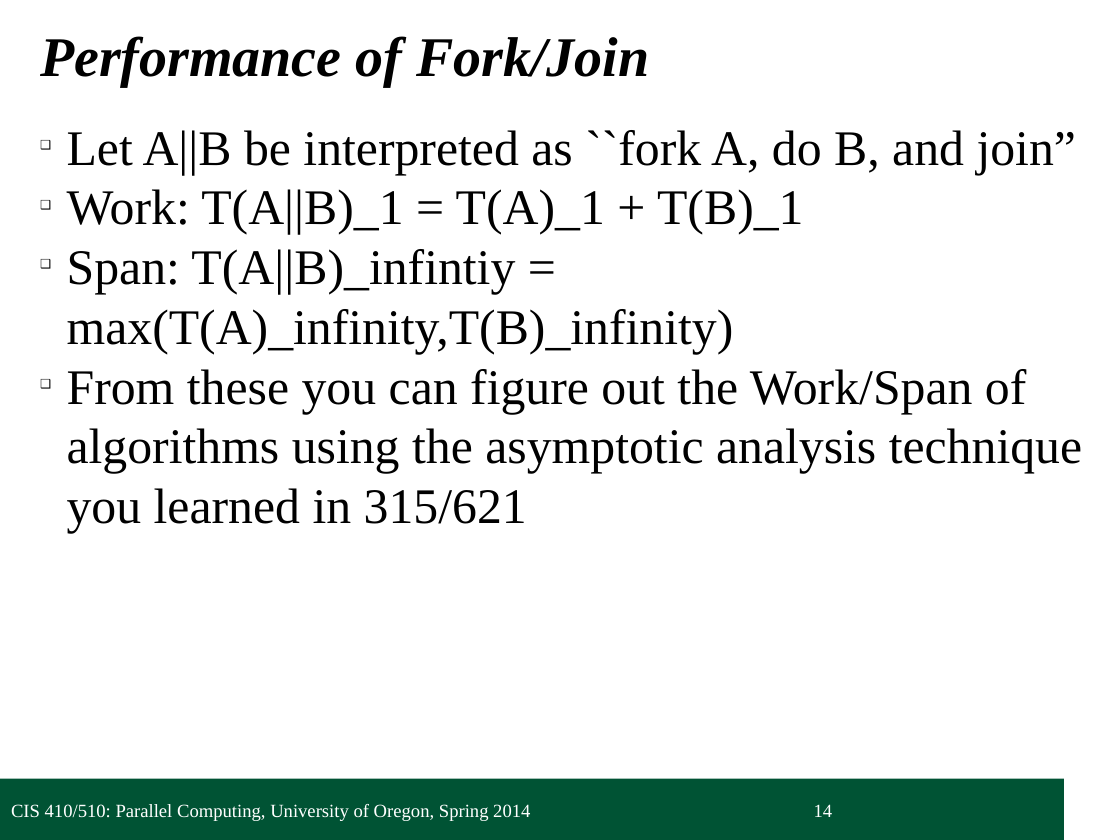
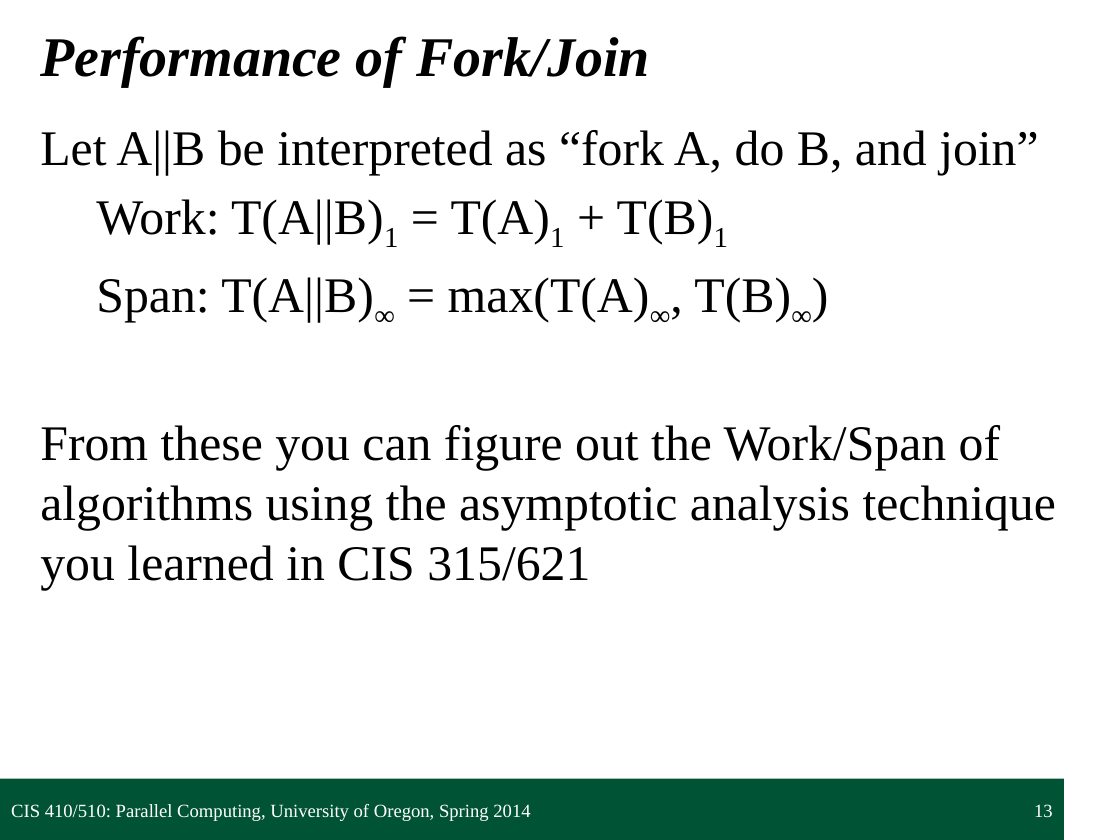
Before and after one commit to UOregonParallel/CourseMaterials, a slide deck: slide 13 of lecture_content/classSlides/5_forkjoinPattern/forkjoinPattern.pptx (slide 14 before the commit). Drawn at 1120x840 pixels with LibreOffice and Linux fonts; fonts in the diff are those of the drawing; background and template pictures are left out. Boxes give left, top, right and bottom in pixels: in the first picture for what was removed or moved away, otherwise in the second. Text is boxed around its words. In the diff, an @@ line names an element or a change of style, - is before the commit and + after.

```diff
--- a/lecture_content/classSlides/5_forkjoinPattern/forkjoinPattern.pptx
+++ b/lecture_content/classSlides/5_forkjoinPattern/forkjoinPattern.pptx
@@ text at box(40, 130, 1056, 590): text changed @@
-❑ Let A||B be interpreted as ``fork A, do B, and join”
-❑ Work: T(A||B)_1 = T(A)_1 + T(B)_1
-❑ Span: T(A||B)_infintiy = max(T(A)_infinity,T(B)_infinity)
-❑ From these you can figure out the Work/Span of algorithms using the asymptotic analysis technique you learned in 315/621
+Let A||B be interpreted as “fork A, do B, and join”
+Work: T(A||B)1 = T(A)1 + T(B)1
+Span: T(A||B)∞ = max(T(A)∞, T(B)∞)
+From these you can figure out the Work/Span of algorithms using the asymptotic analysis technique you learned in CIS 315/621
@@ page number at box(1034, 804, 1053, 818): text changed @@
-14
+13
```
Also in this commit, not shown: 12 other slides changed, 1 slide removed, 5 other files.
